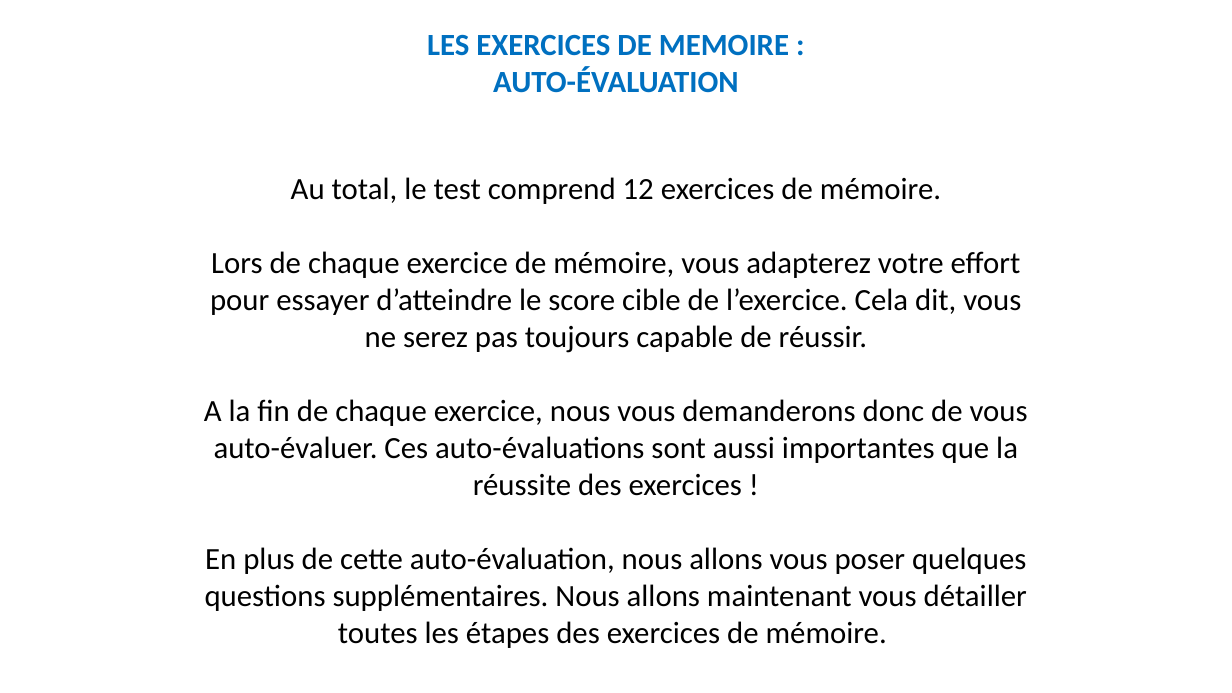
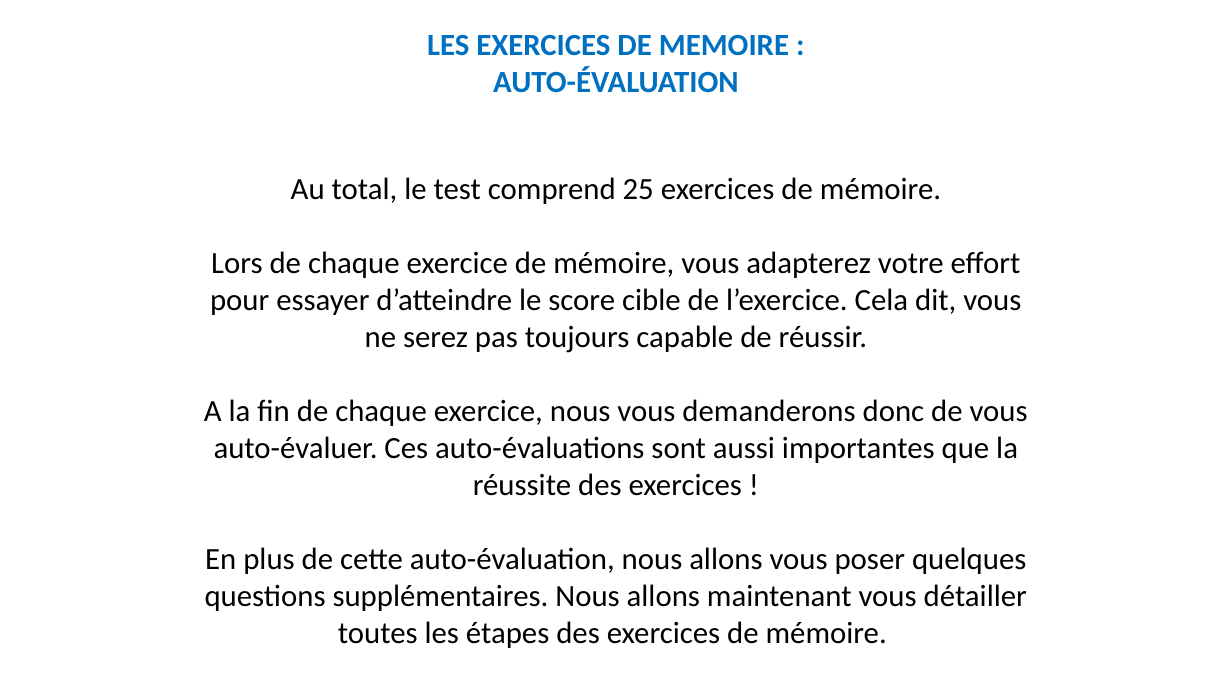
Before and after one commit to MBB-team/Online_Testing, a slide deck: slide 6 of src/SE_glioma/Stimuli/Instructions_new_patient.pptx. Drawn at 1232x693 pixels with LibreOffice and Linux fonts; fonts in the diff are those of the drawing. Boxes give left, top, right and bottom in pixels: in the first picture for what was removed or moved away, otherwise in the second. Text is boxed around its words. In the diff, an @@ line names an element or a change of style, - is before the commit and + after.

```diff
--- a/src/SE_glioma/Stimuli/Instructions_new_patient.pptx
+++ b/src/SE_glioma/Stimuli/Instructions_new_patient.pptx
@@ text at (291, 177, 941, 204): text changed @@
-Au total, le test comprend 12 exercices de mémoire.
+Au total, le test comprend 25 exercices de mémoire.
```
Also in this commit, not shown: 6 other slides changed, 1 slide removed, 34 other files.
